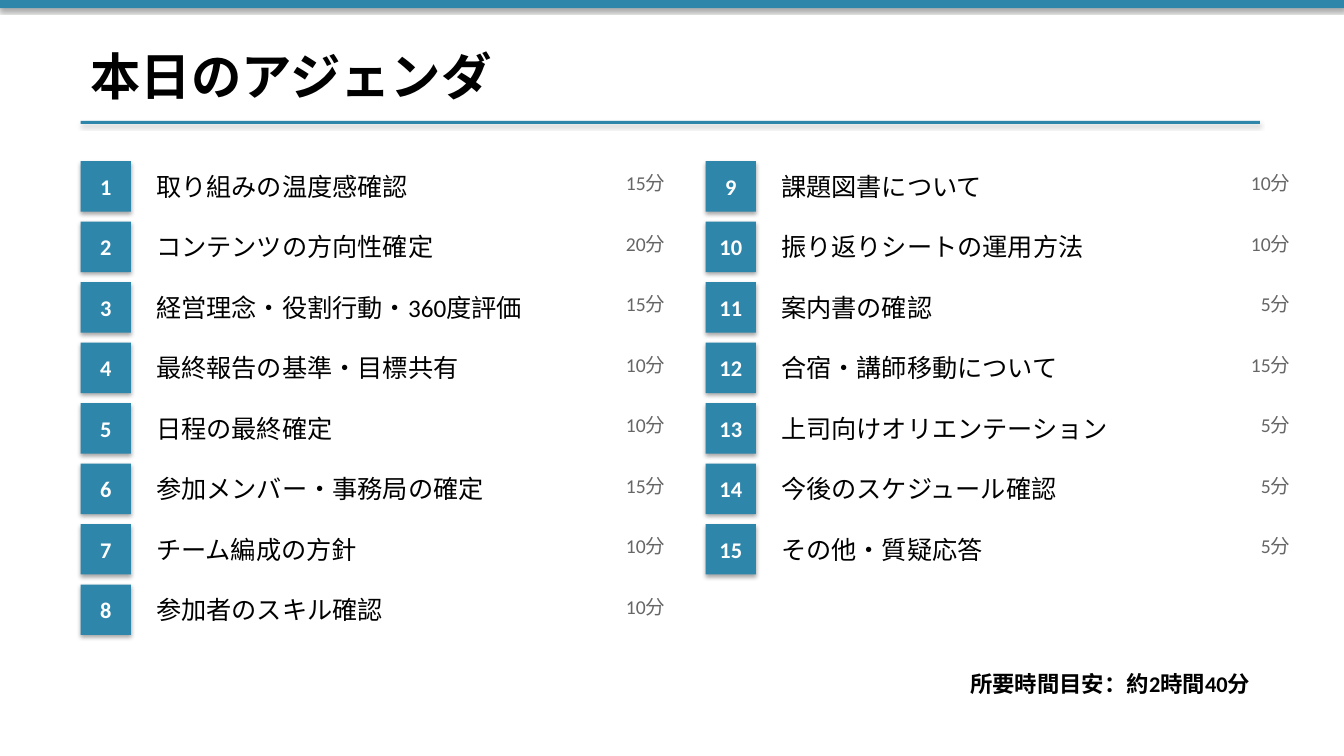
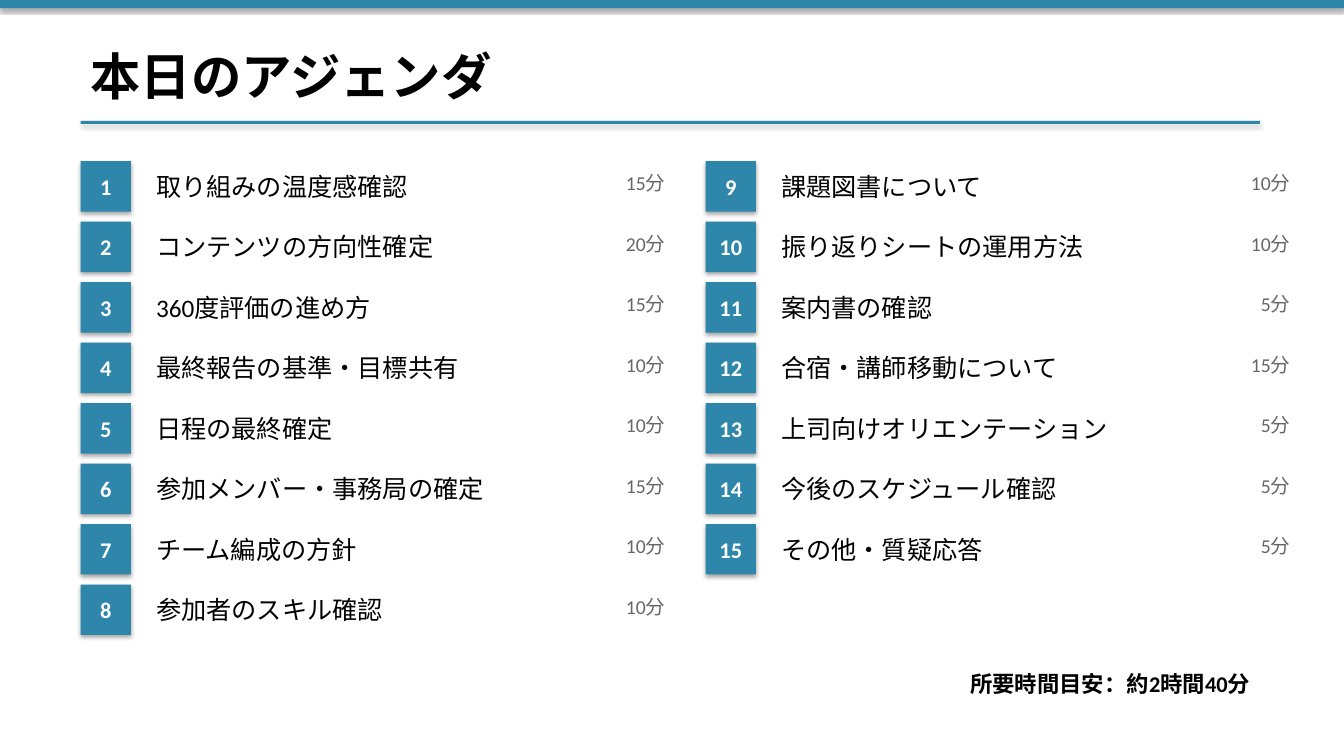
Before and after one commit to ennoshita-inc/training-taiko-kanri, a slide deck: slide 2 of clients/大晃産業/03_日程調整/【アジェンダ】20260323_打合せ.pptx. Drawn at 1344x756 pixels with LibreOffice and Linux fonts; fonts in the diff are those of the drawing. Boxes give left, top, right and bottom in pixels: in the first picture for what was removed or moved away, otherwise in the second. Text is boxed around its words. In the diff, an @@ line names an element or a change of style, - is before the commit and + after.

```diff
--- a/clients/大晃産業/03_日程調整/【アジェンダ】20260323_打合せ.pptx
+++ b/clients/大晃産業/03_日程調整/【アジェンダ】20260323_打合せ.pptx
@@ text at [156, 296, 371, 319]: text changed @@
-経営理念・役割行動・360度評価
+360度評価の進め方
```
Also in this commit, not shown: 1 slide added, 1 slide removed, 1 other file.
